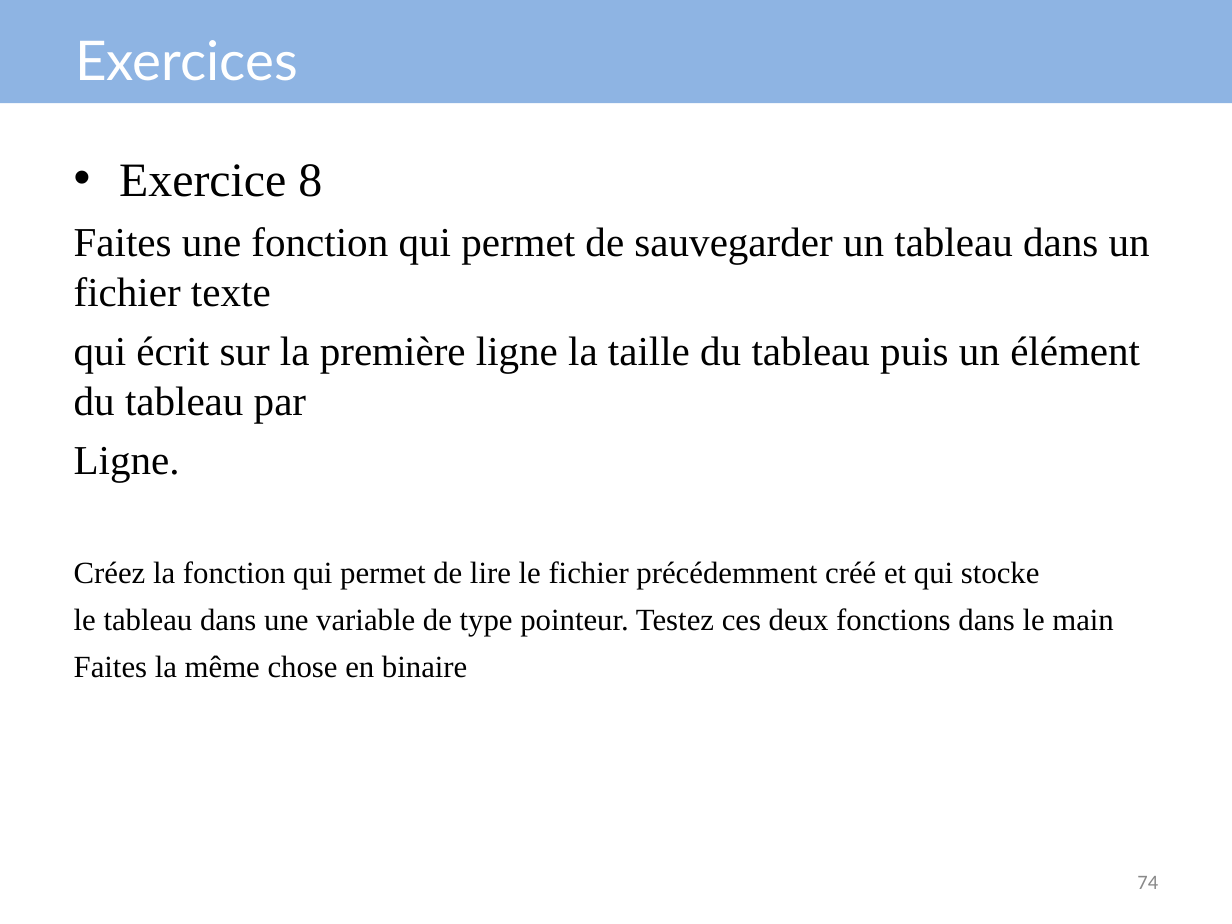
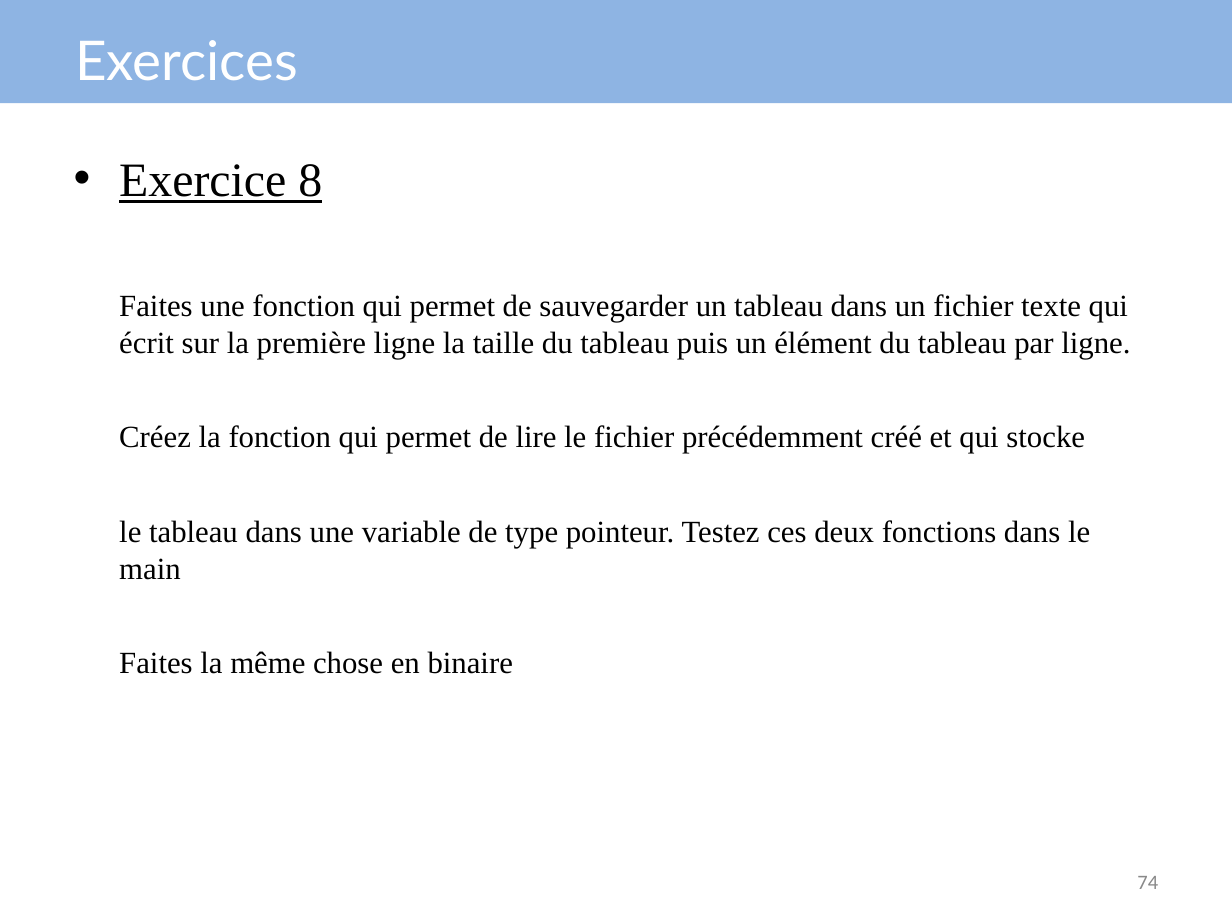
Before and after one commit to arnaudbirk/Formation-CPlusPlus, a slide deck: slide 74 of cours/Formation EVAFI C++.ppt. Drawn at 1232x924 pixels with LibreOffice and Linux fonts; fonts in the diff are those of the drawing. Boxes give left, top, right and bottom in pixels: in the first picture for what was removed or moved away, otherwise in the second. Text is boxed around its words. In the diff, an @@ line names an element or a change of style, - is before the commit and + after.

Commit message:
Ajout Exercice10

```diff
--- a/cours/Formation EVAFI C++.ppt
+++ b/cours/Formation EVAFI C++.ppt
@@ text at (x1=119, y1=164, x2=322, y2=203): underline on in "Exercice 8" @@
@@ text at (x1=119, y1=294, x2=1130, y2=359): text changed; size 24 to 18 pt @@
-Faites une fonction qui permet de sauvegarder un tableau dans un fichier texte
-qui écrit sur la première ligne la taille du tableau puis un élément du tableau par
-Ligne.
+Faites une fonction qui permet de sauvegarder un tableau dans un fichier texte qui écrit sur la première ligne la taille du tableau puis un élément du tableau par ligne.
```
Also in this commit, not shown: 4 other slides changed, 3 other files.
